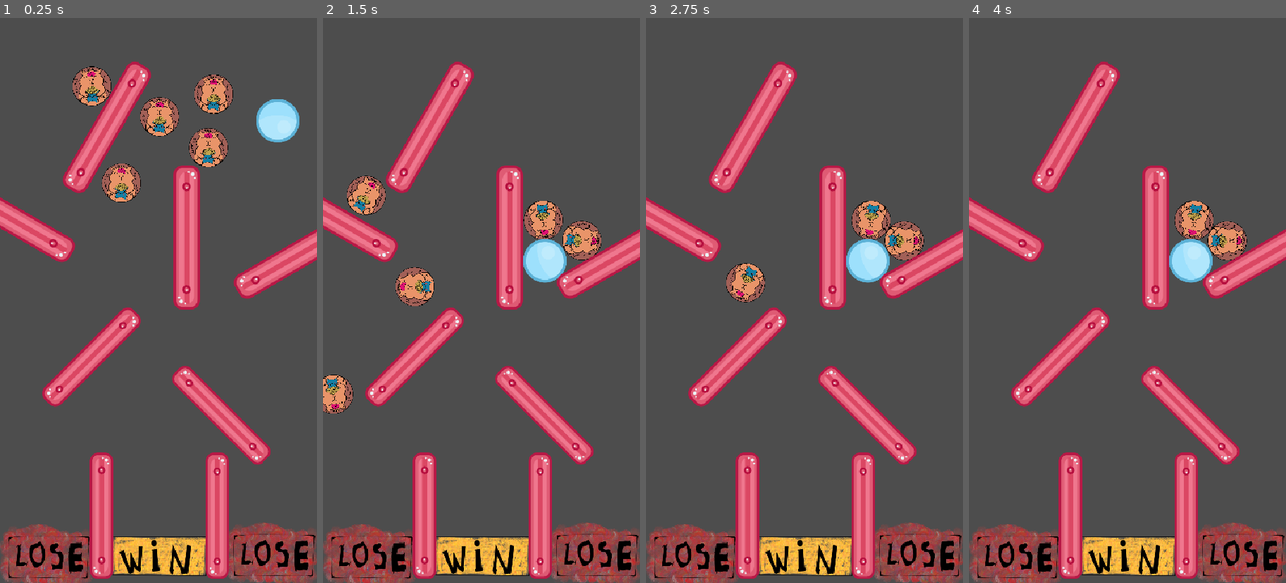
Above: before the commit, frames 1-4 (left to right).
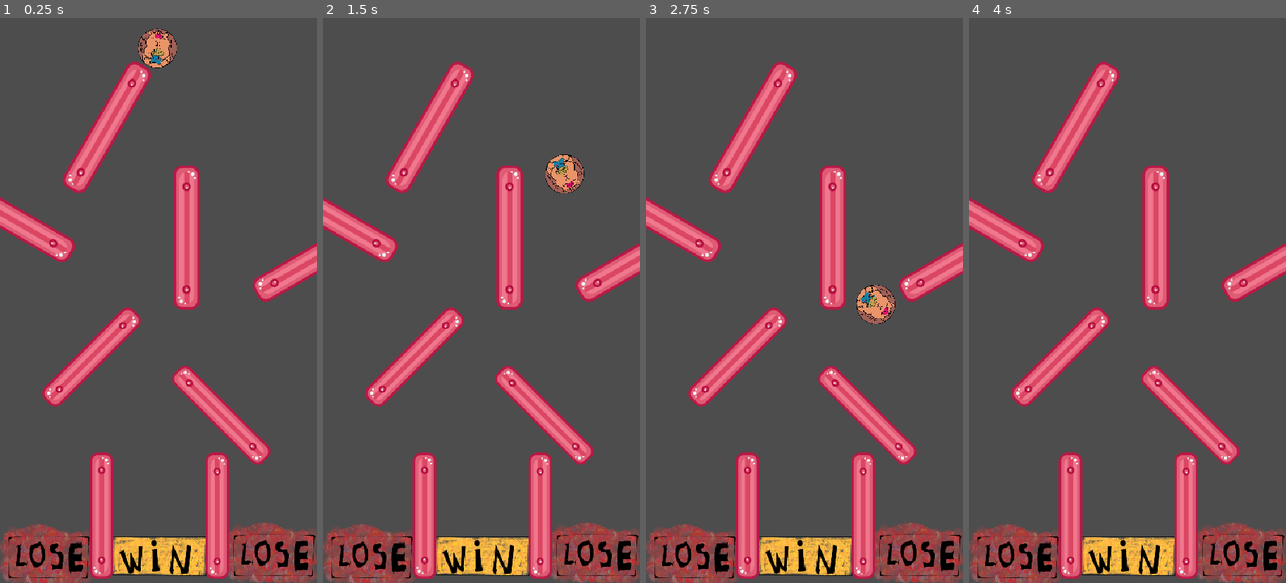
Above: after the commit, the same moments.

Repository: BenoitFHEAJ/ball-heaj
Game: Godot game, scene res://CapyBall Main Scene.tscn
The game is run twice, just before and just after one commit, with the same random seed, the same clock (stepped at 60 frames per second) and the same inputs.
Inputs:
- Up to frame 1 (0.25 s): no input
- Up to frame 2 (1.5 s): no input
- Up to frame 3 (2.75 s): no input
- Up to frame 4 (4 s): no input

The runs differ from the first frame. In frame 1, 6.4% of the frame differs, in the area x 22-100%, y 1-51%; in frame 2, 6.3%; in frame 3, 5.0%; in frame 4, 3.7%.

Commit message:
Test : velocity

Diff:
--- a/CapyBall Main Scene.tscn
+++ b/CapyBall Main Scene.tscn
@@ -2,32 +2,15 @@
 
 [ext_resource type="PackedScene" uid="uid://dh2ktdska1fi5" path="res://capy_ball.tscn" id="1_8llu5"]
 [ext_resource type="PackedScene" uid="uid://d11f1aytujxy8" path="res://wall_container.tscn" id="2_v4y2a"]
-[ext_resource type="PackedScene" uid="uid://dm5jrnxmxnuof" path="res://Ball.tscn" id="3_t5n0t"]
 [ext_resource type="Texture2D" uid="uid://bkd4cu3a8l4al" path="res://Assets/WIN.png" id="4_udmnt"]
 [ext_resource type="Texture2D" uid="uid://lqjomjl4yo60" path="res://Assets/lose.png" id="5_j1pap"]
 
 [node name="Node2D" type="Node2D" unique_id=1495046648]
 
-[node name="Capy Ball5" parent="." unique_id=1065693124 instance=ExtResource("1_8llu5")]
-position = Vector2(355, 193)
-
-[node name="Capy Ball6" parent="." unique_id=560801897 instance=ExtResource("1_8llu5")]
-position = Vector2(244, 124)
-
-[node name="Capy Ball7" parent="." unique_id=984399689 instance=ExtResource("1_8llu5")]
-position = Vector2(159, 91)
-
-[node name="Capy Ball8" parent="." unique_id=255736061 instance=ExtResource("1_8llu5")]
-position = Vector2(364, 102)
-
-[node name="Capy Ball9" parent="." unique_id=241695204 instance=ExtResource("1_8llu5")]
-position = Vector2(174, 234)
+[node name="Capy Ball" parent="." unique_id=1065693124 instance=ExtResource("1_8llu5")]
+position = Vector2(262, 36)
 
 [node name="WallContainer" parent="." unique_id=1815146816 instance=ExtResource("2_v4y2a")]
-
-[node name="Ball" parent="." unique_id=1838251424 instance=ExtResource("3_t5n0t")]
-position = Vector2(473, 61)
-rotation = 3.1415927
 
 [node name="Win" type="Sprite2D" parent="." unique_id=656420228]
 position = Vector2(273.00003, 917)
@@ -43,3 +26,5 @@
 position = Vector2(75.00006, 921)
 scale = Vector2(0.54747856, 0.5372314)
 texture = ExtResource("5_j1pap")
+
+[editable path="Capy Ball"]
--- a/wall_container.tscn
+++ b/wall_container.tscn
@@ -61,7 +61,7 @@
 shape = SubResource("2")
 
 [node name="Wall8" type="StaticBody2D" parent="." unique_id=1861496257]
-position = Vector2(509.99994, 402)
+position = Vector2(542, 407)
 rotation = 5.759587
 scale = Vector2(0.8, 0.8)
 physics_material_override = SubResource("4")
Binary file added: Assets/590a04d4-70a5-4b1e-bad6-8ad0694111f3.png
Not shown, added: Assets/590a04d4-70a5-4b1e-bad6-8ad0694111f3.png.import
